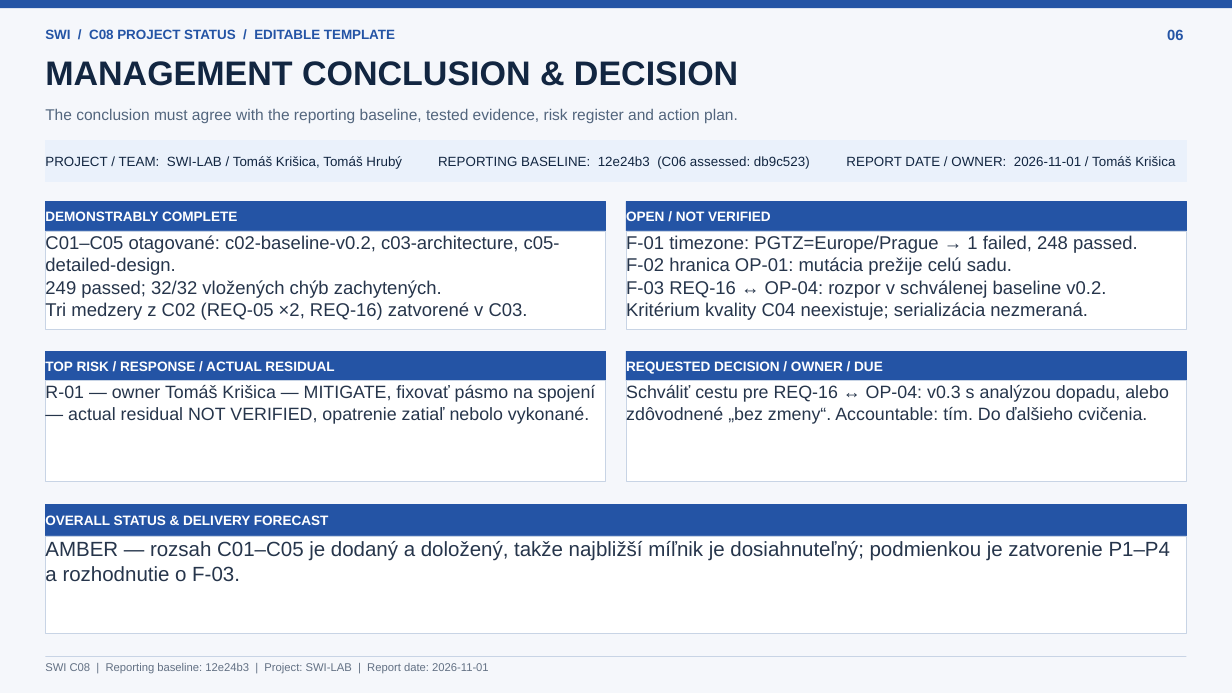
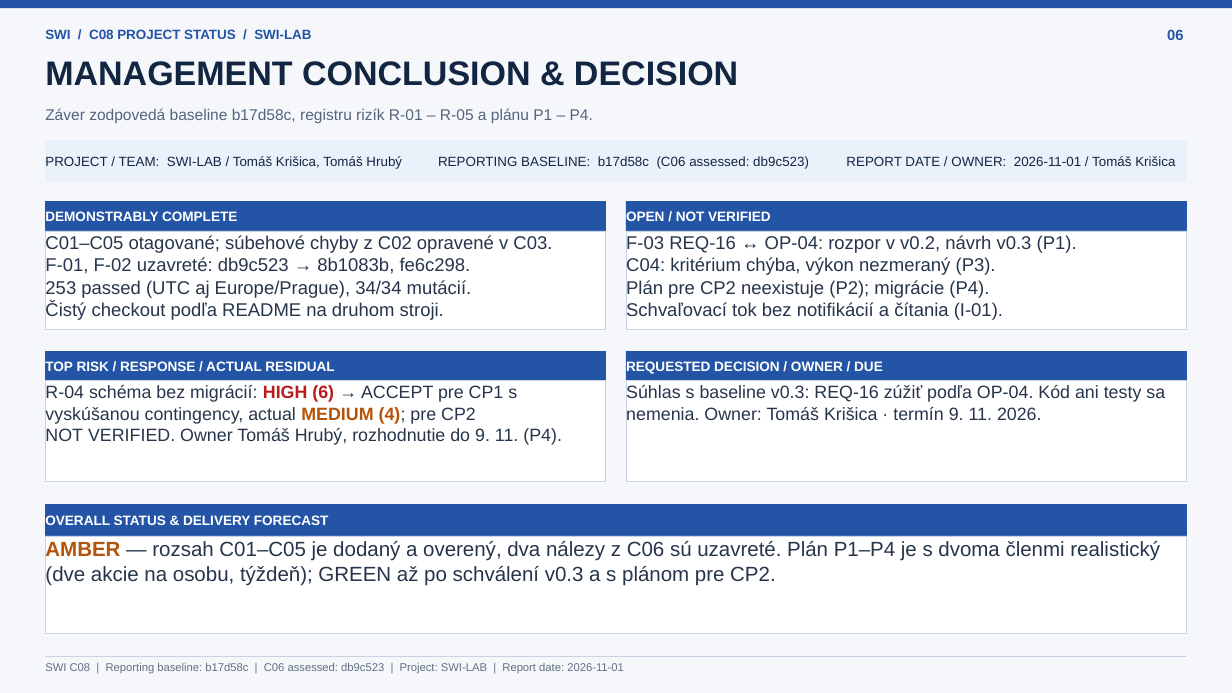
Before and after one commit to thspowered/SWI-LAB, a slide deck: slide 6 of docs/SWI-LAB_C08_Project_Status.pptx. Drawn at 1232x693 pixels with LibreOffice and Linux fonts; fonts in the diff are those of the drawing. Boxes give left, top, right and bottom in pixels: in the first picture for what was removed or moved away, otherwise in the second. Text is boxed around its words. In the diff, an @@ line names an element or a change of style, - is before the commit and + after.

```diff
--- a/docs/SWI-LAB_C08_Project_Status.pptx
+++ b/docs/SWI-LAB_C08_Project_Status.pptx
@@ text at [45, 29, 311, 39]: text changed @@
-SWI / C08 PROJECT STATUS / EDITABLE TEMPLATE
+SWI / C08 PROJECT STATUS / SWI-LAB
@@ text at [45, 108, 593, 123]: text changed @@
-The conclusion must agree with the reporting baseline, tested evidence, risk register and action plan.
+Záver zodpovedá baseline b17d58c, registru rizík R-01 – R-05 a plánu P1 – P4.
@@ text in rectangle at [438, 156, 809, 169]: text changed @@
-REPORTING BASELINE: 12e24b3 (C06 assessed: db9c523)
+REPORTING BASELINE: b17d58c (C06 assessed: db9c523)
@@ text in rectangle at [45, 235, 552, 321]: text changed @@
-C01–C05 otagované: c02-baseline-v0.2, c03-architecture, c05-detailed-design.
-249 passed; 32/32 vložených chýb zachytených.
-Tri medzery z C02 (REQ-05 ×2, REQ-16) zatvorené v C03.
+C01–C05 otagované; súbehové chyby z C02 opravené v C03.
+F-01, F-02 uzavreté: db9c523 → 8b1083b, fe6c298.
+253 passed (UTC aj Europe/Prague), 34/34 mutácií.
+Čistý checkout podľa README na druhom stroji.
@@ text in rectangle at [626, 235, 1077, 321]: text changed @@
-F-01 timezone: PGTZ=Europe/Prague → 1 failed, 248 passed.
-F-02 hranica OP-01: mutácia prežije celú sadu.
-F-03 REQ-16 ↔ OP-04: rozpor v schválenej baseline v0.2.
-Kritérium kvality C04 neexistuje; serializácia nezmeraná.
+F-03 REQ-16 ↔ OP-04: rozpor v v0.2, návrh v0.3 (P1).
+C04: kritérium chýba, výkon nezmeraný (P3).
+Plán pre CP2 neexistuje (P2); migrácie (P4).
+Schvaľovací tok bez notifikácií a čítania (I-01).
@@ text in rectangle at [45, 385, 562, 445]: text changed @@
-R-01 — owner Tomáš Krišica — MITIGATE, fixovať pásmo na spojení — actual residual NOT VERIFIED, opatrenie zatiaľ nebolo vykonané.
+R-04 schéma bez migrácií: HIGH (6) → ACCEPT pre CP1 s vyskúšanou contingency, actual MEDIUM (4); pre CP2 NOT VERIFIED. Owner Tomáš Hrubý, rozhodnutie do 9. 11. (P4).
@@ text in rectangle at [626, 385, 1165, 424]: text changed @@
-Schváliť cestu pre REQ-16 ↔ OP-04: v0.3 s analýzou dopadu, alebo zdôvodnené „bez zmeny“. Accountable: tím. Do ďalšieho cvičenia.
+Súhlas s baseline v0.3: REQ-16 zúžiť podľa OP-04. Kód ani testy sa nemenia. Owner: Tomáš Krišica · termín 9. 11. 2026.
@@ text in rectangle at [45, 540, 1160, 586]: text changed @@
-AMBER — rozsah C01–C05 je dodaný a doložený, takže najbližší míľnik je dosiahnuteľný; podmienkou je zatvorenie P1–P4 a rozhodnutie o F-03.
+AMBER — rozsah C01–C05 je dodaný a overený, dva nálezy z C06 sú uzavreté. Plán P1–P4 je s dvoma členmi realistický (dve akcie na osobu, týždeň); GREEN až po schválení v0.3 a s plánom pre CP2.
@@ text at [45, 663, 624, 674]: text changed @@
-SWI C08 | Reporting baseline: 12e24b3 | Project: SWI-LAB | Report date: 2026-11-01
+SWI C08 | Reporting baseline: b17d58c | C06 assessed: db9c523 | Project: SWI-LAB | Report date: 2026-11-01
```
Also in this commit, not shown: 5 other slides changed.
